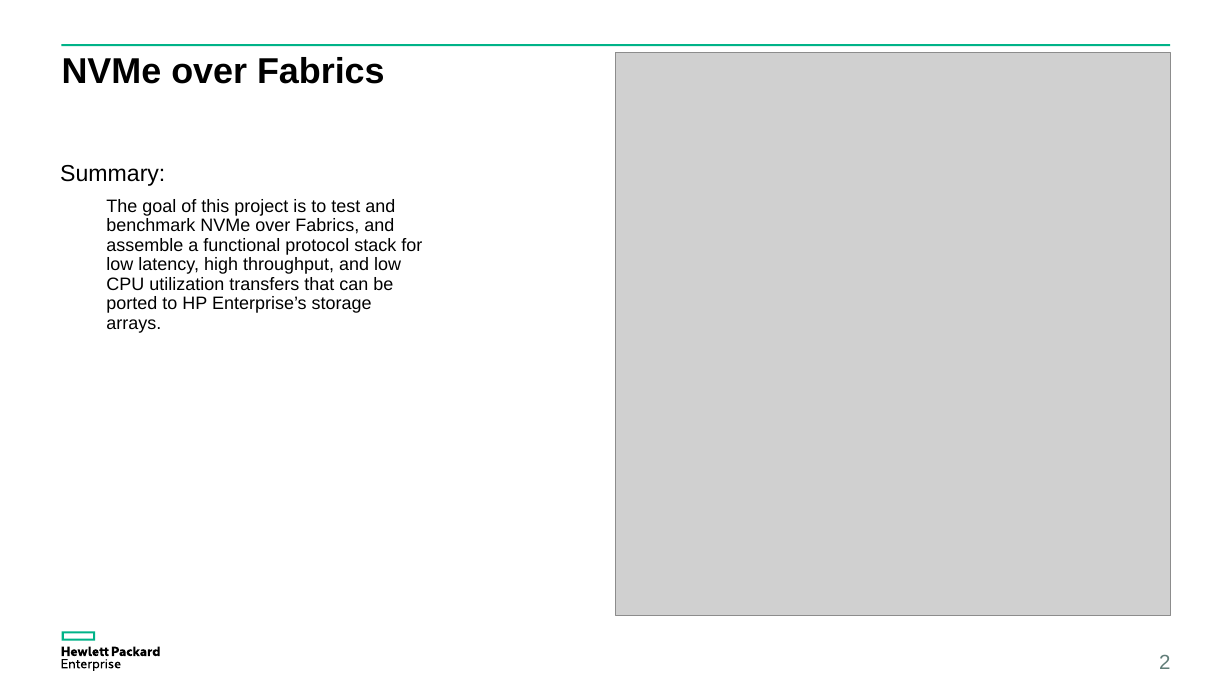
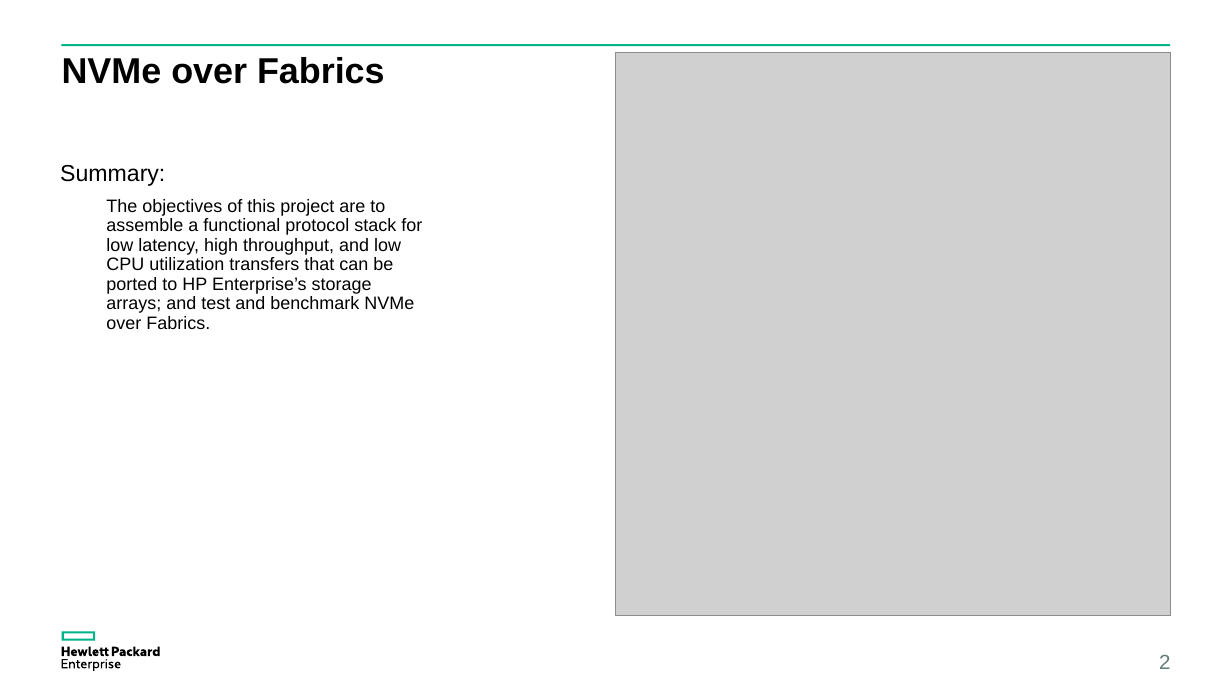
Before and after one commit to coy-humphrey/nvme-hpe, a slide deck: slide 2 of deliverables/HPE Presentation.pptx. Drawn at 1232x693 pixels with LibreOffice and Linux fonts; fonts in the diff are those of the drawing; grey boxes stand for pictures. Boxes give left, top, right and bottom in pixels: in the first picture for what was removed or moved away, otherwise in the second. Text is boxed around its words. In the diff, an @@ line names an element or a change of style, - is before the commit and + after.

Commit message:
Latest version

```diff
--- a/deliverables/HPE Presentation.pptx
+++ b/deliverables/HPE Presentation.pptx
@@ text at [106,199,422,313]: text changed @@
-  The goal of this project is to test and benchmark NVMe over Fabrics, and assemble a functional protocol stack for low latency, high throughput, and low CPU utilization transfers that can be ported to HP Enterprise’s storage arrays.
+  The objectives of this project are to assemble a functional protocol stack for low latency, high throughput, and low CPU utilization transfers that can be ported to HP Enterprise’s storage arrays; and test and benchmark NVMe over Fabrics.
```
Also in this commit, not shown: 2 other slides changed.
